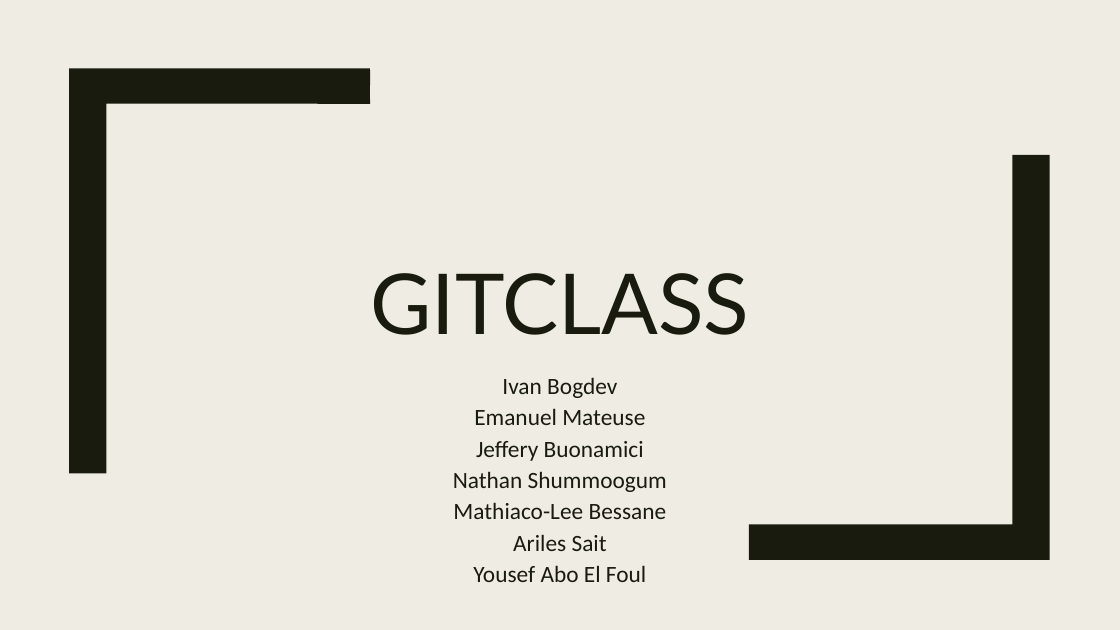
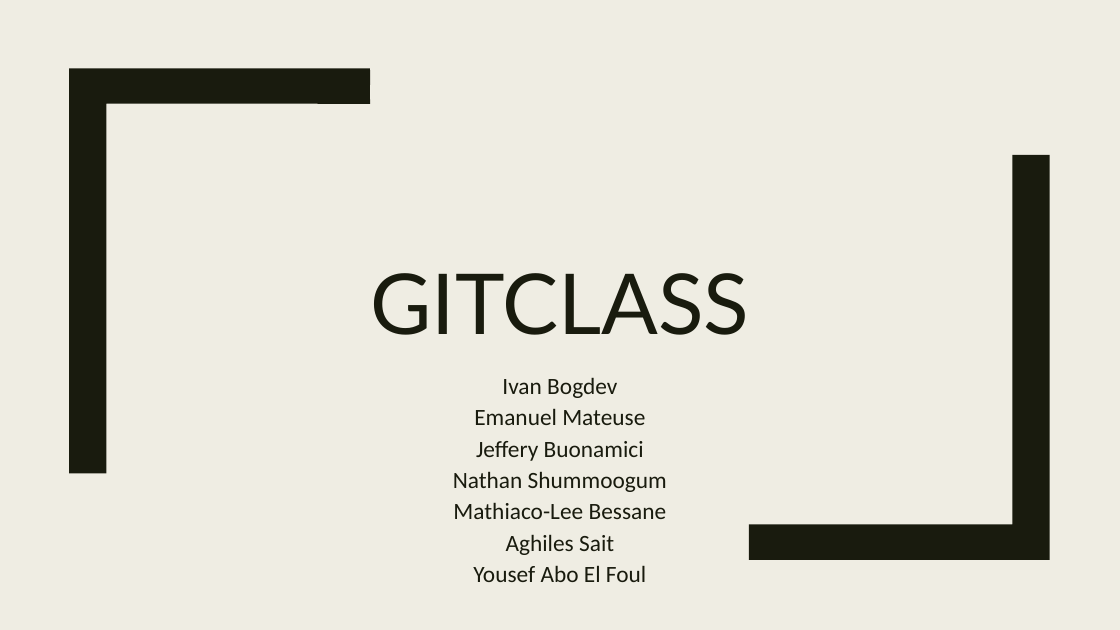
Before and after one commit to mathiaco/Web-Communication-Platform, a slide deck: slide 1 of Documentation/SOEN341_Group3.pptx. Drawn at 1120x630 pixels with LibreOffice and Linux fonts; fonts in the diff are those of the drawing. Boxes give left, top, right and bottom in pixels: in the first picture for what was removed or moved away, otherwise in the second. Text is boxed around its words. In the diff, an @@ line names an element or a change of style, - is before the commit and + after.

Commit message:
name correction

```diff
--- a/Documentation/SOEN341_Group3.pptx
+++ b/Documentation/SOEN341_Group3.pptx
@@ subtitle at (x1=506, y1=534, x2=614, y2=555): text changed @@
-Ariles Sait
+Aghiles Sait
```
